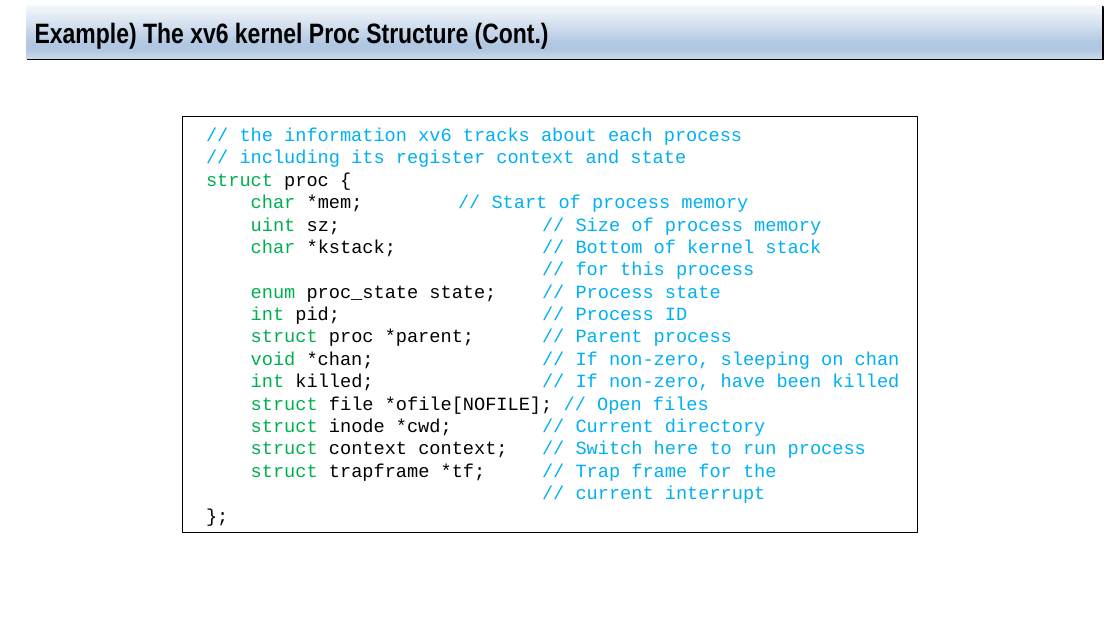
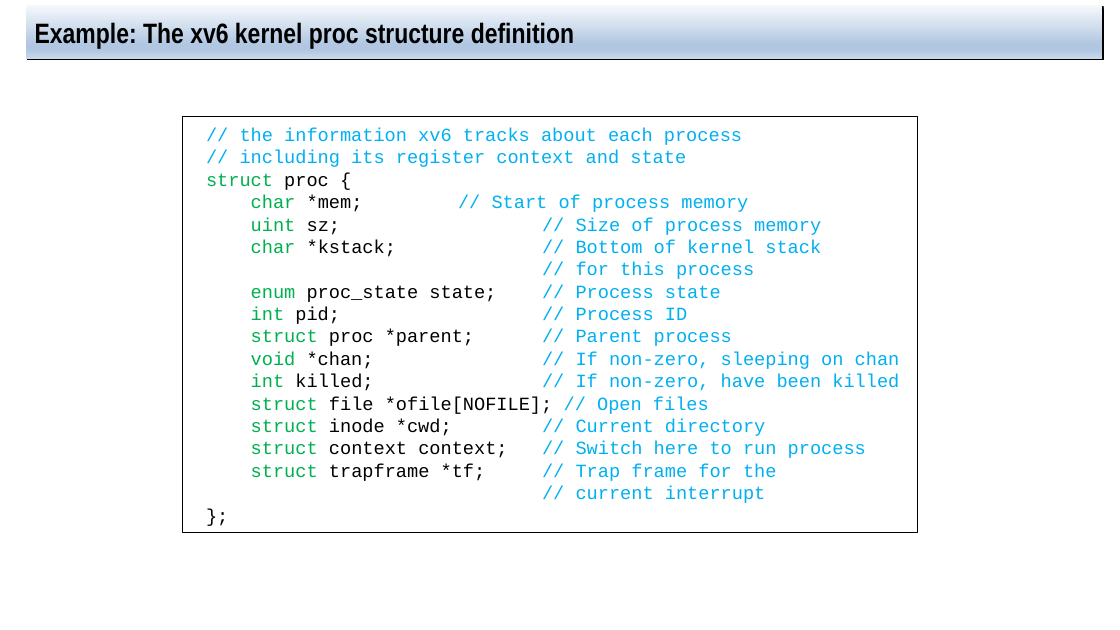
Before and after one commit to jachermocilla/extra-course-materials, a slide deck: slide 18 of cmsc125/ostep/slides/01.Virtualization/04.The_abstraction_the_process.pptx (slide 15 before the commit). Drawn at 1120x630 pixels with LibreOffice and Linux fonts; fonts in the diff are those of the drawing. Boxes give left, top, right and bottom in pixels: in the first picture for what was removed or moved away, otherwise in the second. Text is boxed around its words. In the diff, an @@ line names an element or a change of style, - is before the commit and + after.

```diff
--- a/cmsc125/ostep/slides/01.Virtualization/04.The_abstraction_the_process.pptx
+++ b/cmsc125/ostep/slides/01.Virtualization/04.The_abstraction_the_process.pptx
@@ title at [35, 20, 574, 48]: text changed @@
-Example) The xv6 kernel Proc Structure (Cont.)
+Example: The xv6 kernel proc structure definition
```
Also in this commit, not shown: 10 other slides changed, 3 slides added, 1 other file.
